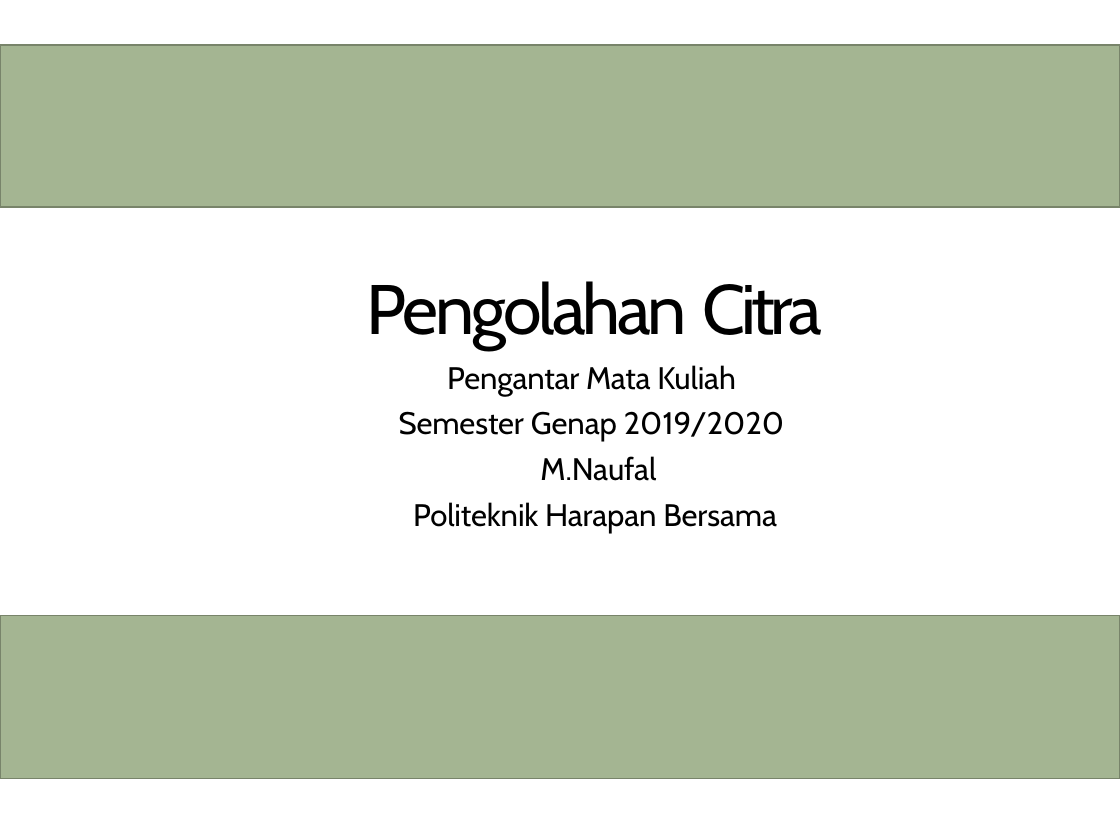
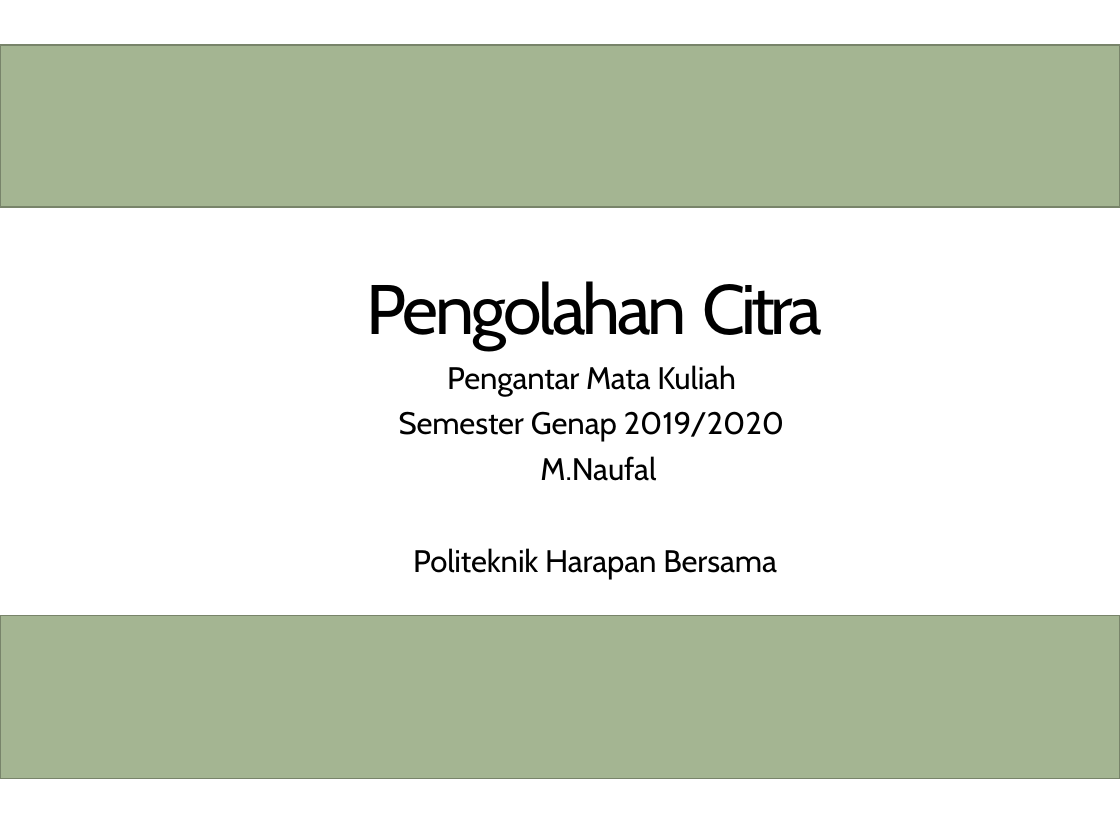
Before and after one commit to novalassalam/comvis, a slide deck: slide 1 of pencit.pptx. Drawn at 1120x840 pixels with LibreOffice and Linux fonts; fonts in the diff are those of the drawing. Boxes give left, top, right and bottom in pixels: in the first picture for what was removed or moved away, otherwise in the second. Text is boxed around its words. In the diff, an @@ line names an element or a change of style, - is before the commit and + after.

Commit message:
bab 2

```diff
--- a/pencit.pptx
+++ b/pencit.pptx
@@ title "Pengolahan Citra" rewrapped from (x1=367, y1=281, x2=822, y2=534) to (x1=367, y1=281, x2=822, y2=580) @@
```
